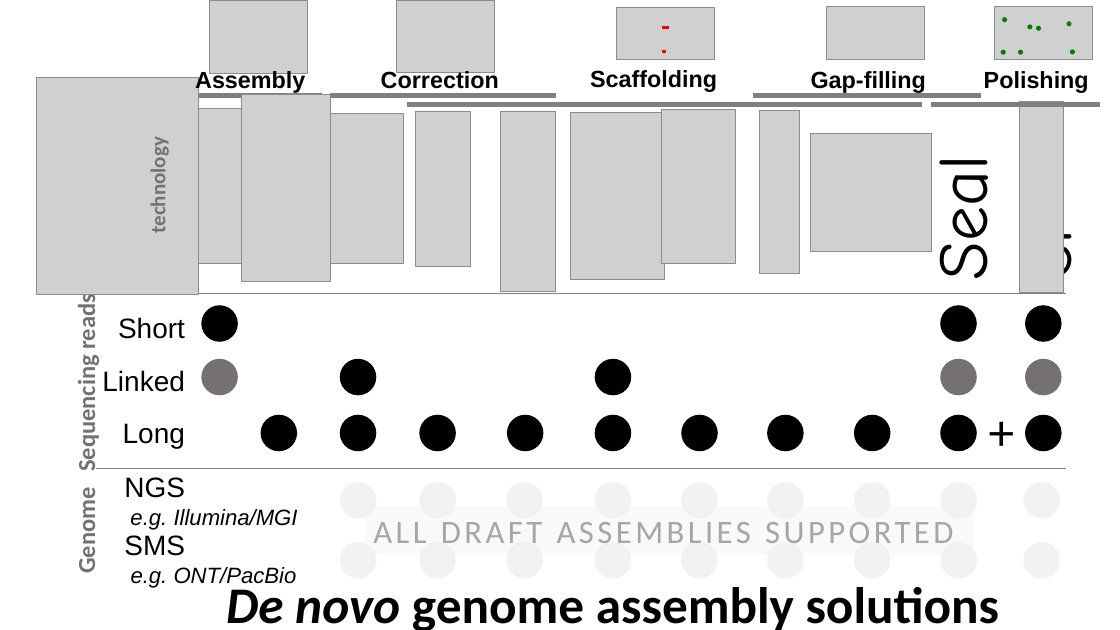
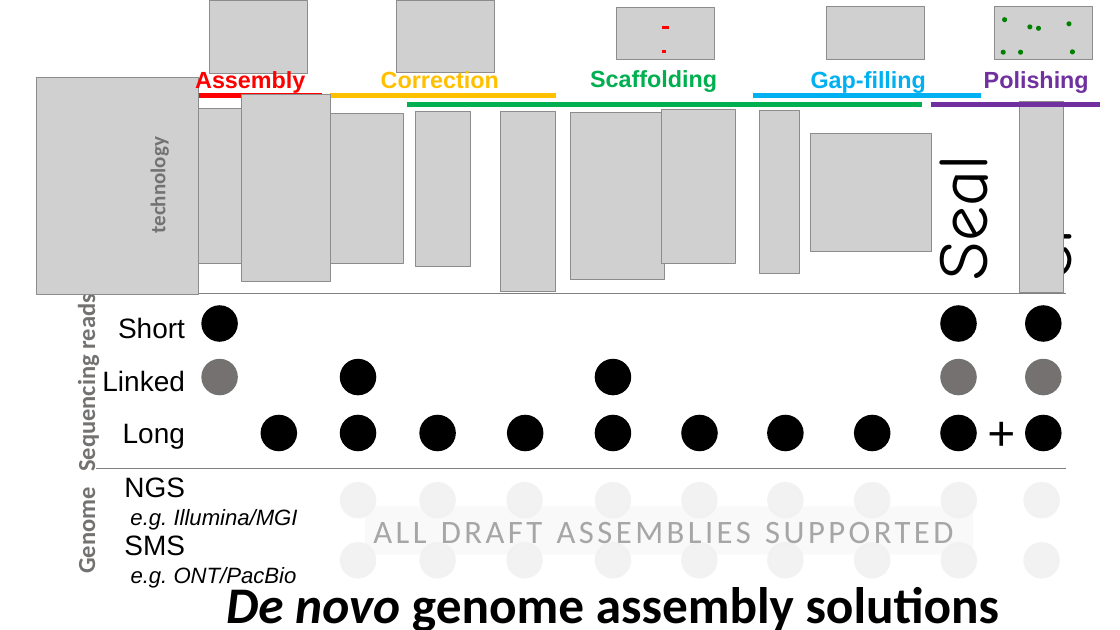
Before and after one commit to bcgsc/btl, a slide deck: slide 1 of wga.ppt. Drawn at 1120x630 pixels with LibreOffice and Linux fonts; fonts in the diff are those of the drawing; grey boxes stand for pictures. Boxes give left, top, right and bottom in pixels: in the first picture for what was removed or moved away, otherwise in the second. Text is boxed around its words. In the diff, an @@ line names an element or a change of style, - is before the commit and + after.

```diff
--- a/wga.ppt
+++ b/wga.ppt
@@ text "Assembly" at (195, 69, 305, 93): text colour #000000 to #FF0000 @@
@@ text "Correction" at (381, 69, 499, 89): text colour #000000 to #FFC000 @@
@@ text "Scaffolding" at (590, 70, 717, 92): text colour #000000 to #00B050 @@
@@ text "Gap-filling" at (811, 71, 926, 93): text colour #000000 to #00B0F0 @@
@@ text "Polishing" at (984, 71, 1089, 93): text colour #000000 to #7030A0 @@
@@ line (179, 96) - (323, 96): stroke #808080 4 pt to #FF0000 4 pt @@
@@ line (330, 96) - (556, 96): stroke #808080 4 pt to #FFC000 4 pt @@
@@ line (408, 105) - (923, 105): stroke #808080 4 pt to #00B050 4 pt @@
@@ line (754, 96) - (981, 96): stroke #808080 4 pt to #00B0F0 4 pt @@
@@ line (931, 105) - (1101, 105): stroke #808080 4 pt to #7030A0 4 pt @@
```
Also in this commit, not shown: 3 other files.
